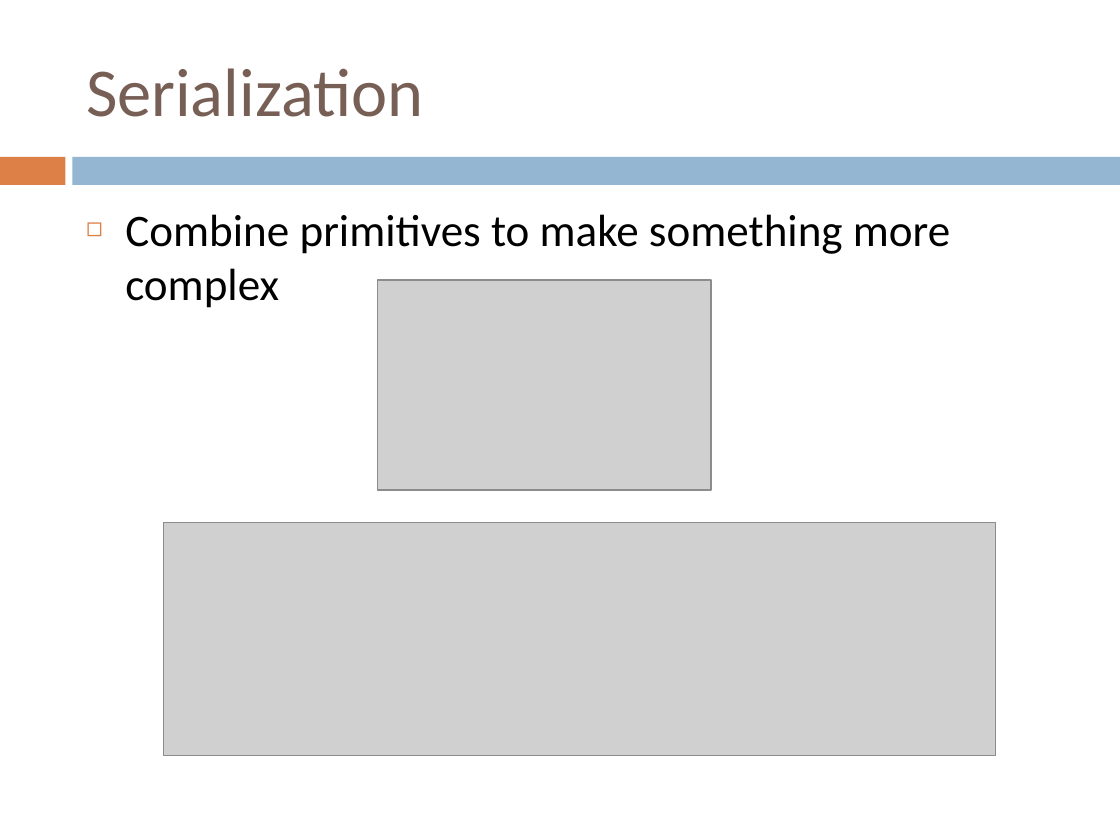
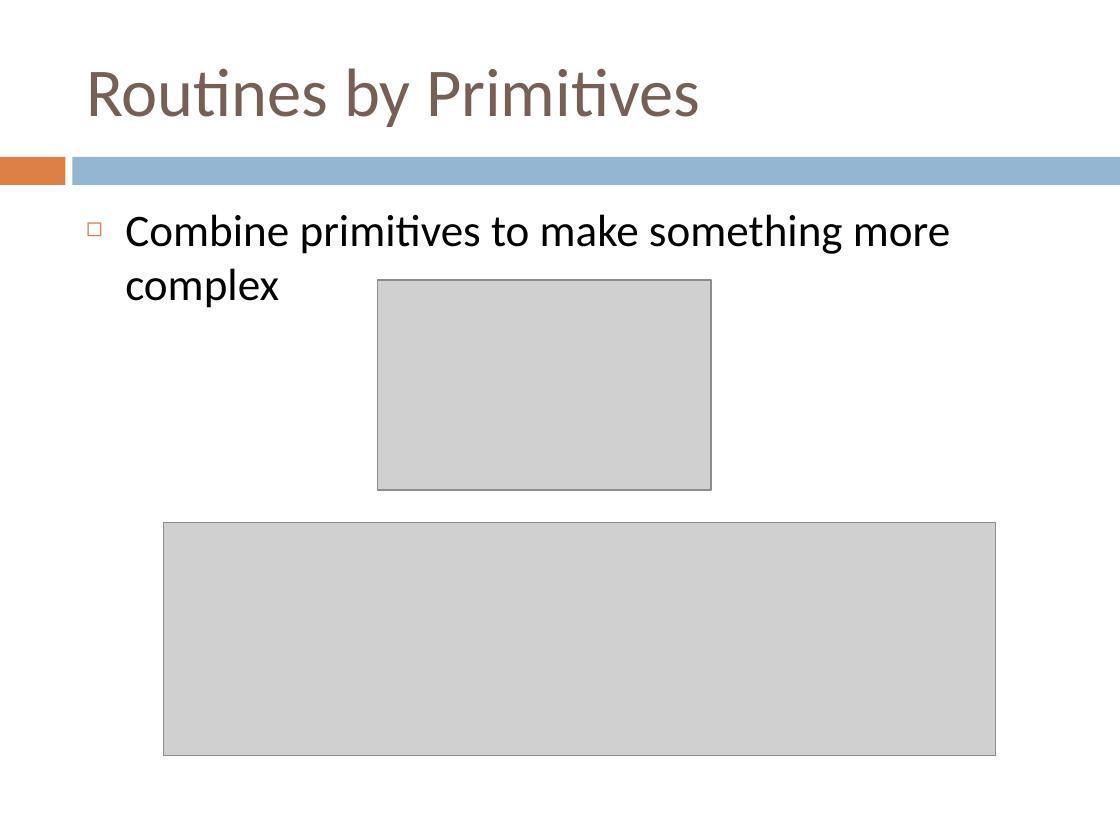
Before and after one commit to RandyGaul/GAM150Slides, a slide deck: slide 10 of GAM150_Club_Serialization.pptx. Drawn at 1120x840 pixels with LibreOffice and Linux fonts; fonts in the diff are those of the drawing; grey boxes stand for pictures. Boxes give left, top, right and bottom in pixels: in the first picture for what was removed or moved away, otherwise in the second. Text is boxed around its words. In the diff, an @@ line names an element or a change of style, - is before the commit and + after.

```diff
--- a/GAM150_Club_Serialization.pptx
+++ b/GAM150_Club_Serialization.pptx
@@ title at <box>86,68,700,127</box>: text changed @@
-Serialization
+Routines by Primitives
```
Also in this commit, not shown: 17 other slides changed, 16 slides added, 1 other file.
